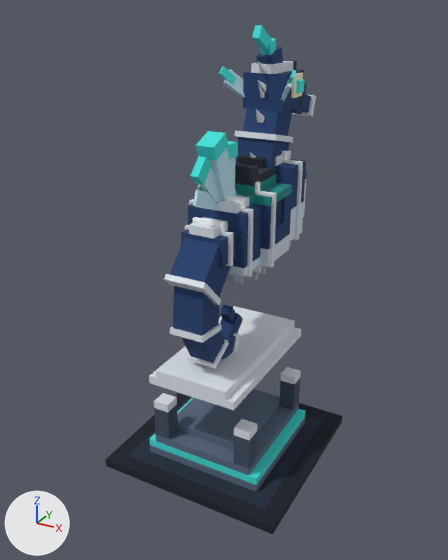
Renders of the OBJ model art/creatures/Seahorse/tiers/game/T7/SeahorseTrainer7.obj from each side of a commit.
Rendered twice from a camera (50 mm lens) standing at (12.59, -25.48, 10.91) and looking at (-0.82, -1.09, -1.28). The lights are fixed; the arrows at lower left show +X, +Y and +Z. The picture after the commit comes second. Where no turn or scale is listed for an object, it has been applied to the vertices.

Before the edit, the objects in view are built like this:
```python
me_fin = bpy.data.meshes.new('Fin')
me_fin.from_pydata(...)  # 56 vertices, 76 faces; spans x -0.42..0.42, y -5.04..-1.9, z 2.7..6.27
me_fin.materials.append(mat_palette)  # picture img_seahorsetrainer7_palette_png
me_plate = bpy.data.meshes.new('Plate')
me_plate.from_pydata(...)  # 16 vertices, 24 faces; spans x -2.2..2.2, y -5.73..1.87, z -5.0..-4.2
me_plate.materials.append(mat_palette)  # picture img_seahorsetrainer7_palette_png
me_stand = bpy.data.meshes.new('Stand')
me_stand.from_pydata(...)  # 96 vertices, 152 faces; spans x -4.6..4.6, y -6.53..2.67, z -10.2..-6.6
me_stand.materials.append(mat_palette)  # picture img_seahorsetrainer7_palette_png
ob_fin = bpy.data.objects.new('Fin', me_fin)
ob_fin.location = (0.0, 0.0, 0.0)
ob_plate = bpy.data.objects.new('Plate', me_plate)
ob_plate.location = (0.0, 0.0, 0.0)
ob_stand = bpy.data.objects.new('Stand', me_stand)
ob_stand.location = (0.0, 0.0, 0.0)
# also in view: 'Body' at (0.0, -0.46, 3.46); 'T1' at (0.0, -4.58, 0.74); 'T3' at (0.0, -4.51, -2.61); 'T2' at (0.0, -5.06, -0.78); 'Head' at (0.0, 3.35, 7.92)
```
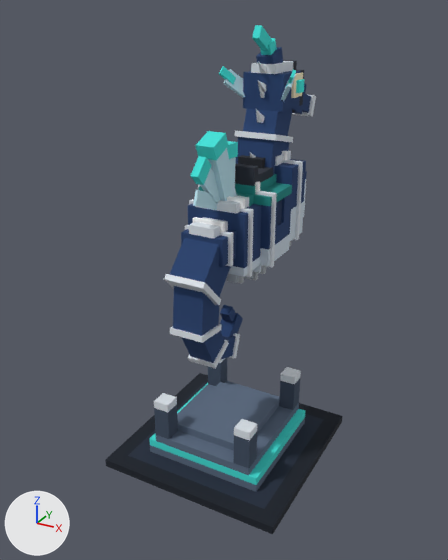
Changed parts and their boxes (x1, y1, x2, y2) in the pictures (448 x 560 px):
'Plate', deleted: before (149, 306, 301, 410)

The change, as a list of edits to the scene's bpy script:
```text
Remove ob_plate:
    ob_plate = bpy.data.objects.new('Plate', me_plate)
    ob_plate.location = (0.0, 0.0, 0.0)
```
